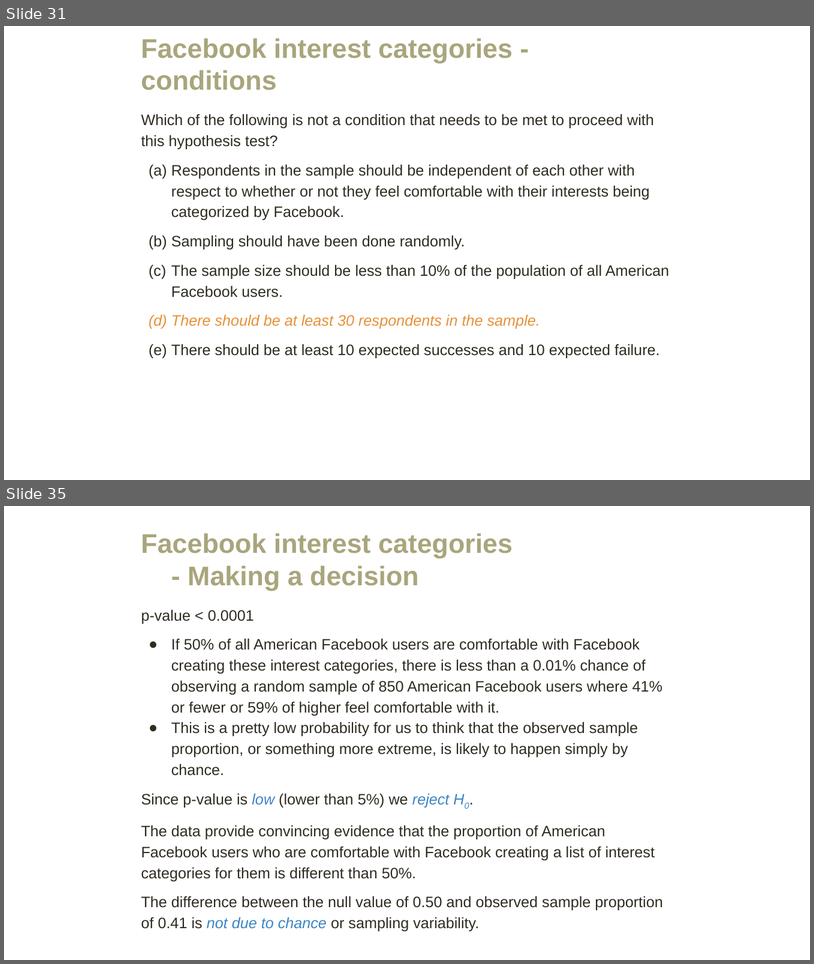
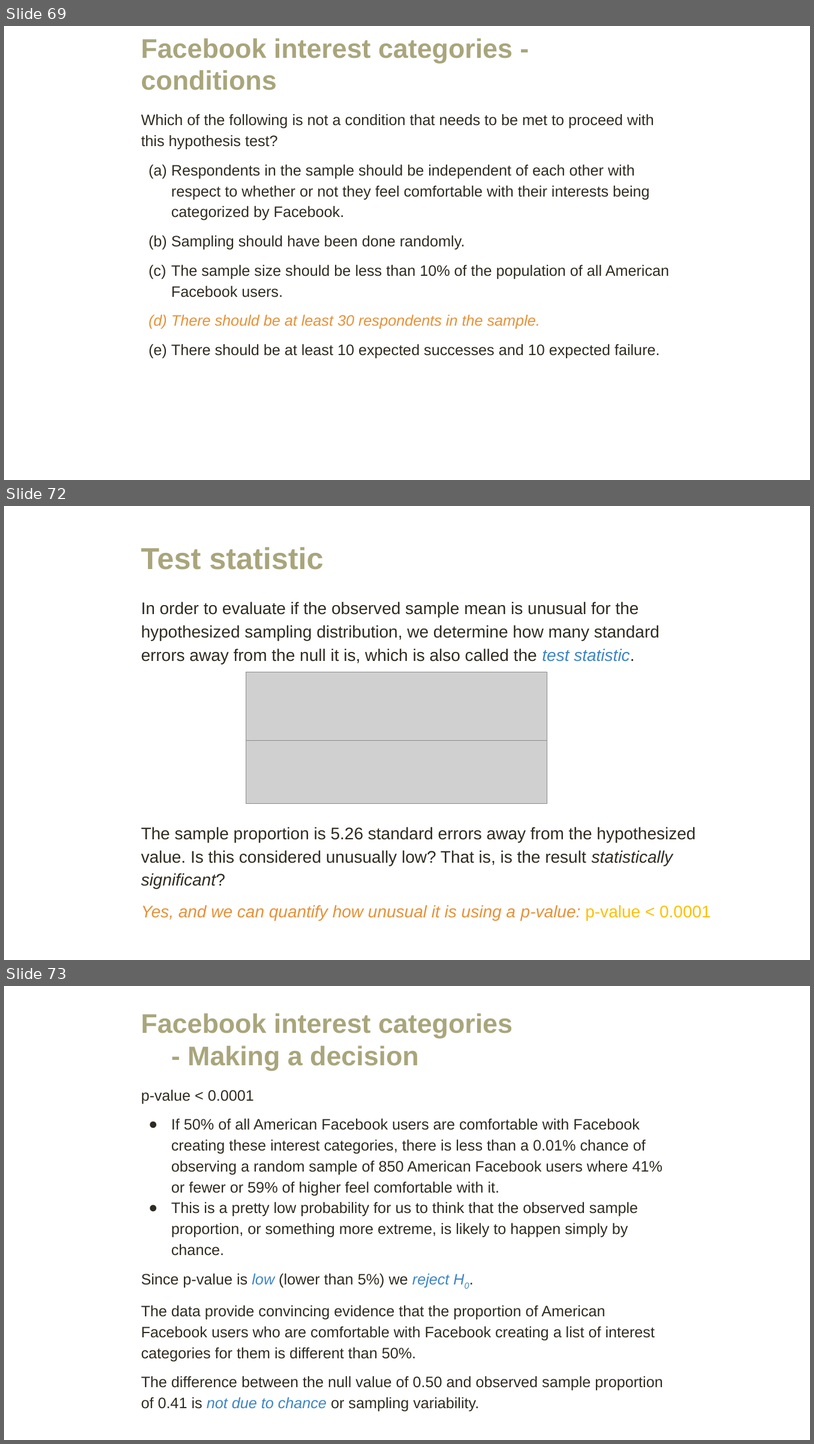
Before and after one commit to amosca01/MATH108-F23, a slide deck: slides/09-hypothesis-testing.pptx. Shown one above the other, each under a label of ours: slides 31 and 35 before the commit, slides 69, 72 and 73 after it; the slides between them are not shown. The pictures are 814x964 and 814x1444 pixels, drawn with LibreOffice and Linux fonts; fonts in the diff are those of the drawing; grey boxes stand for pictures. Boxes give left, top, right and bottom in pixels: in the first picture for what was removed or moved away, otherwise in the second. Text is boxed around its words. In the diff, an @@ line names an element or a change of style, - is before the commit and + after.

```diff
--- a/slides/09-hypothesis-testing.pptx
+++ b/slides/09-hypothesis-testing.pptx
@@ slide 72 added at bbox=[4, 506, 810, 960], background #FFFFFF @@
@@ title added at bbox=[141, 547, 323, 570], 36 pt, text #A9A57C, bold @@
+Test statistic
@@ text added at bbox=[141, 601, 660, 664], 20 pt, text #2F2B20 @@
+In order to evaluate if the observed sample mean is unusual for the hypothesized sampling distribution, we determine how many standard errors away from the null it is, which is also called the test statistic.
@@ picture added at bbox=[246, 672, 548, 741] @@
@@ picture added at bbox=[246, 741, 548, 804] @@
@@ text added at bbox=[141, 826, 711, 920], 20 pt, text #2F2B20 @@
+The sample proportion is 5.26 standard errors away from the hypothesized value. Is this considered unusually low? That is, is the result statistically significant?
+Yes, and we can quantify how unusual it is using a p-value: p-value < 0.0001
@@ what was slide 31 is now slide 69 @@
@@ what was slide 35 is now slide 73 @@
```
Also in this commit, not shown: 17 slides changed, 9 other slides added, 10 slides removed, 2 other files.
